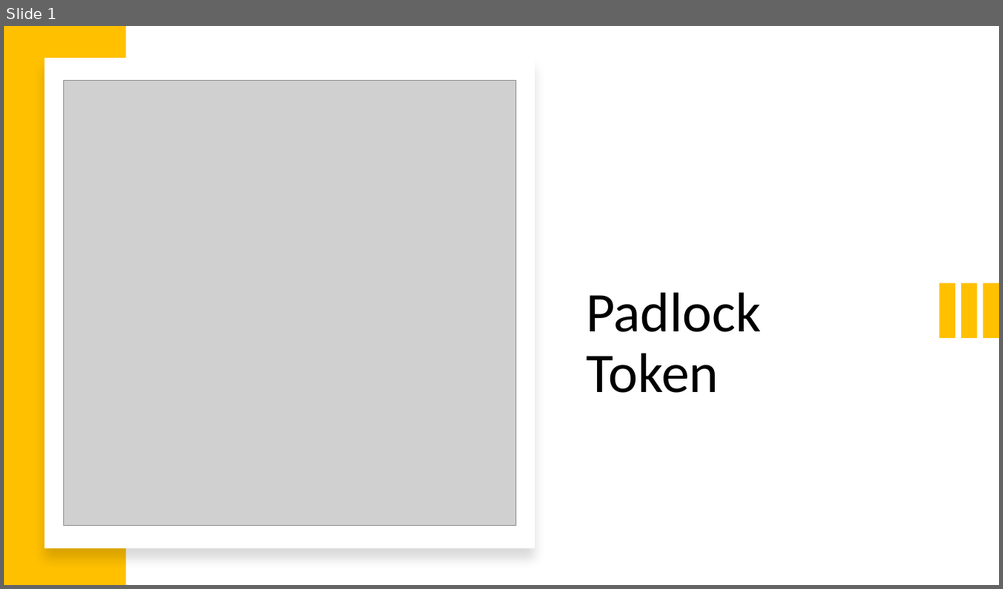
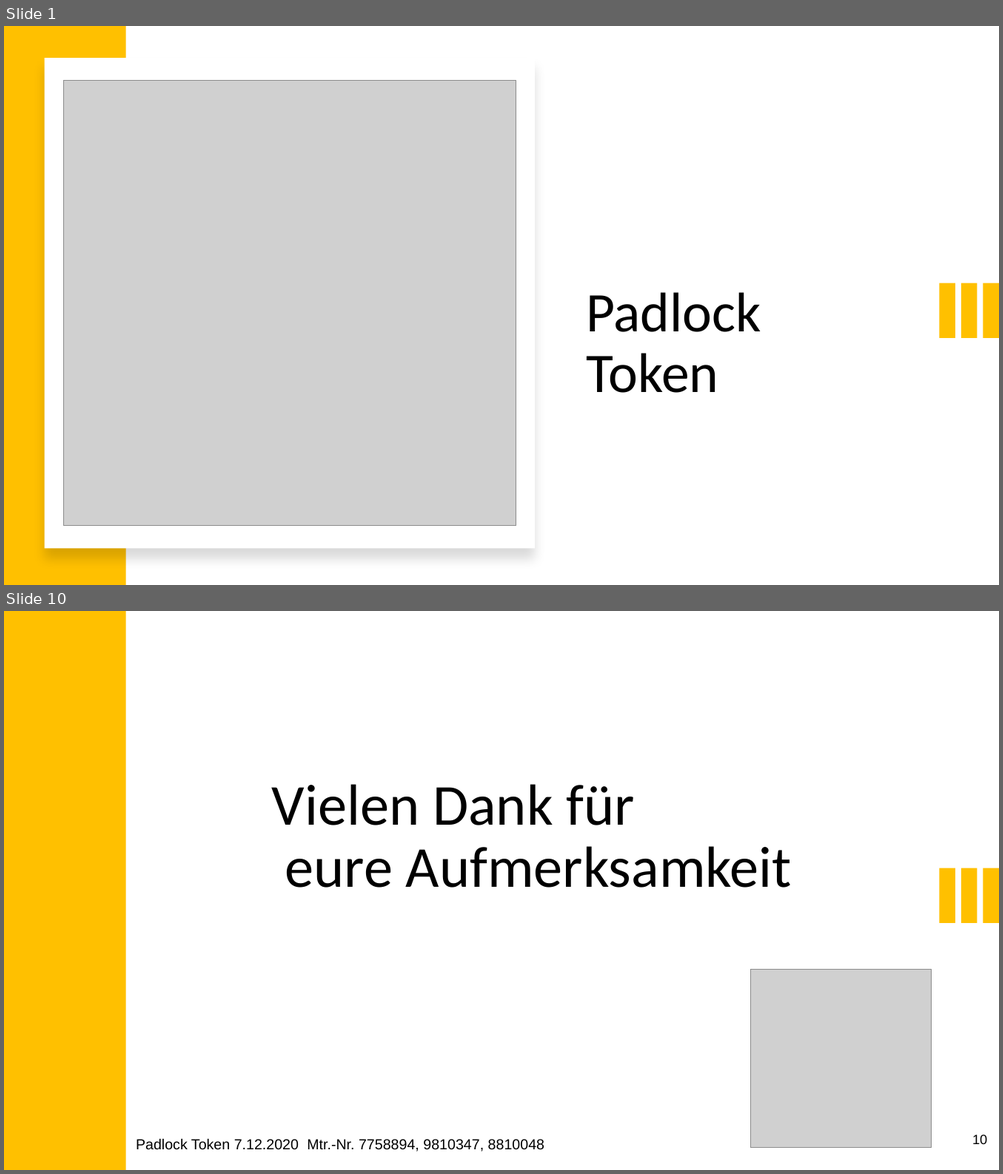
Before and after one commit to LucK1Y/Padlock-Token, a slide deck: presentation/Padlock_Token.pptx. Shown one above the other, each under a label of ours: slide 1 before the commit, slides 1 and 10 after it; the slides between them are not shown. The pictures are 1003x589 and 1003x1174 pixels, drawn with LibreOffice and Linux fonts; fonts in the diff are those of the drawing; grey boxes stand for pictures. Boxes give left, top, right and bottom in pixels: in the first picture for what was removed or moved away, otherwise in the second. Text is boxed around its words. In the diff, an @@ line names an element or a change of style, - is before the commit and + after.

```diff
--- a/presentation/Padlock_Token.pptx
+++ b/presentation/Padlock_Token.pptx
@@ slide 10 added at [4,611,999,1170], background #FFFFFF @@
@@ rectangle added at [4,611,125,1170], fill #FFC000 @@
@@ text added at [272,784,791,888], 56 pt, text #000000 @@
+Vielen Dank für
+eure Aufmerksamkeit
@@ rectangle added at [939,869,955,923], fill #FFC000 @@
@@ rectangle added at [962,869,977,923], fill #FFC000 @@
@@ rectangle added at [983,869,999,923], fill #FFC000 @@
@@ picture added at [750,969,931,1147] @@
@@ text added at [136,1139,544,1152], 14 pt, text #000000 @@
+Padlock Token 7.12.2020 Mtr.-Nr. 7758894, 9810347, 8810048
@@ page number added at [972,1135,987,1145], 13 pt, text #000000 @@
+10
```
Also in this commit, not shown: 7 slides changed, 1 other slide added.
